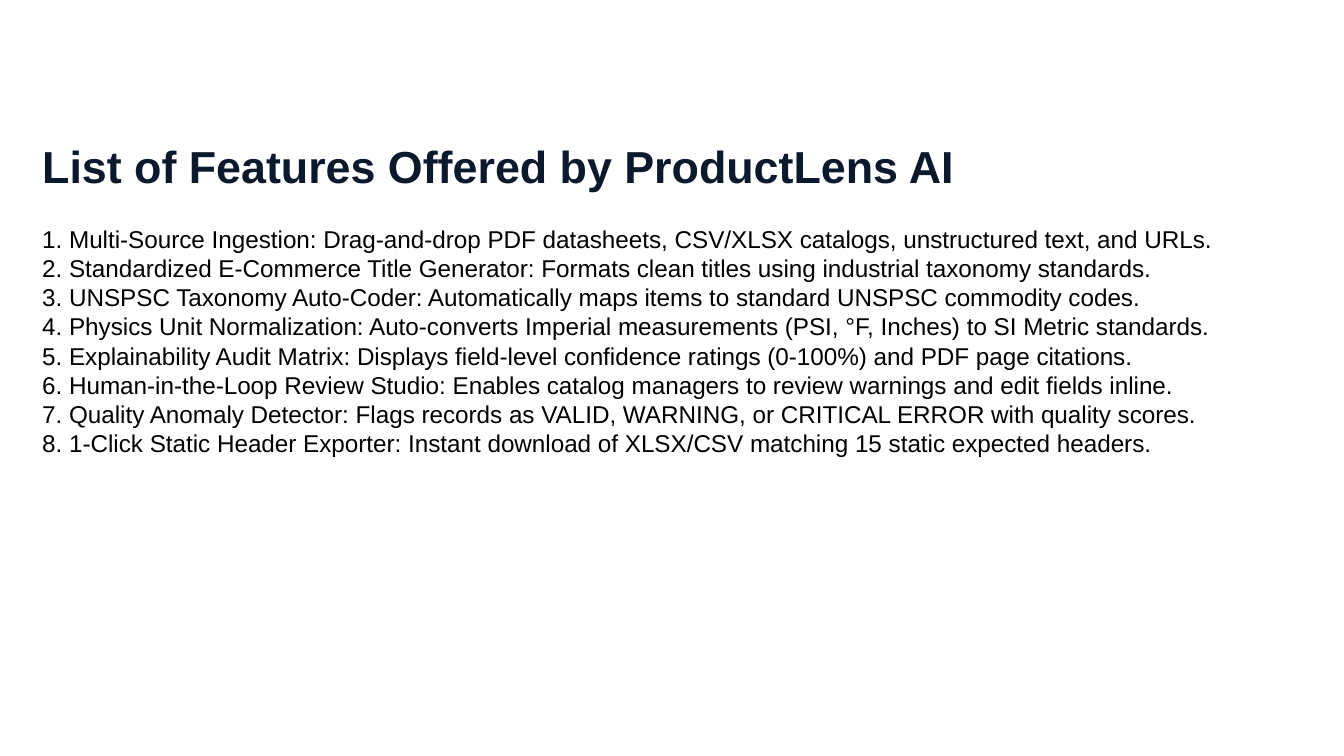
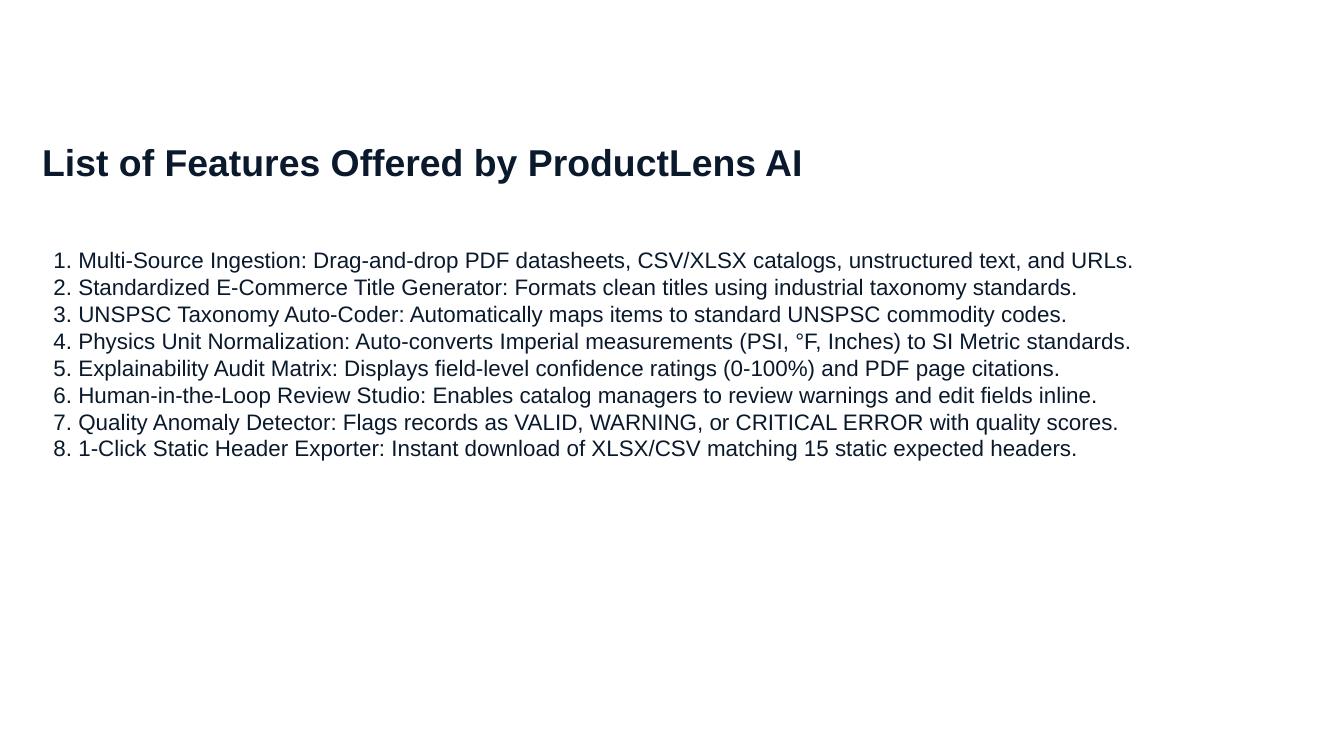
Before and after one commit to aksharsakhi/ProductLens-AI, a slide deck: slide 6 of [EXT] UniHack-Protoype Template .pptx. Drawn at 1344x756 pixels with LibreOffice and Linux fonts; fonts in the diff are those of the drawing; background and template pictures are left out. Boxes give left, top, right and bottom in pixels: in the first picture for what was removed or moved away, otherwise in the second. Text is boxed around its words. In the diff, an @@ line names an element or a change of style, - is before the commit and + after.

Commit message:
fix: slide text overlapping and layout formatting

```diff
--- a/[EXT] UniHack-Protoype Template .pptx
+++ b/[EXT] UniHack-Protoype Template .pptx
@@ text "List of Features Offered by ..." at (42,149,802,184): size 24 to 20 pt @@
@@ text at (42,230,1211,457): paragraphs removed @@
-1. Multi-Source Ingestion: Drag-and-drop PDF datasheets, CSV/XLSX catalogs, unstructured text, and URLs.
-2. Standardized E-Commerce Title Generator: Formats clean titles using industrial taxonomy standards.
-3. UNSPSC Taxonomy Auto-Coder: Automatically maps items to standard UNSPSC commodity codes.
-4. Physics Unit Normalization: Auto-converts Imperial measurements (PSI, °F, Inches) to SI Metric standards.
-5. Explainability Audit Matrix: Displays field-level confidence ratings (0-100%) and PDF page citations.
-6. Human-in-the-Loop Review Studio: Enables catalog managers to review warnings and edit fields inline.
-7. Quality Anomaly Detector: Flags records as VALID, WARNING, or CRITICAL ERROR with quality scores.
-8. 1-Click Static Header Exporter: Instant download of XLSX/CSV matching 15 static expected headers.
@@ text added at (53,251,1133,461), 12 pt, text #0B192C @@
+1. Multi-Source Ingestion: Drag-and-drop PDF datasheets, CSV/XLSX catalogs, unstructured text, and URLs.
+2. Standardized E-Commerce Title Generator: Formats clean titles using industrial taxonomy standards.
+3. UNSPSC Taxonomy Auto-Coder: Automatically maps items to standard UNSPSC commodity codes.
+4. Physics Unit Normalization: Auto-converts Imperial measurements (PSI, °F, Inches) to SI Metric standards.
+5. Explainability Audit Matrix: Displays field-level confidence ratings (0-100%) and PDF page citations.
+6. Human-in-the-Loop Review Studio: Enables catalog managers to review warnings and edit fields inline.
+7. Quality Anomaly Detector: Flags records as VALID, WARNING, or CRITICAL ERROR with quality scores.
+8. 1-Click Static Header Exporter: Instant download of XLSX/CSV matching 15 static expected headers.
```
Also in this commit, not shown: 13 other slides changed, 1 slide added, 1 slide removed, 2 other files.
